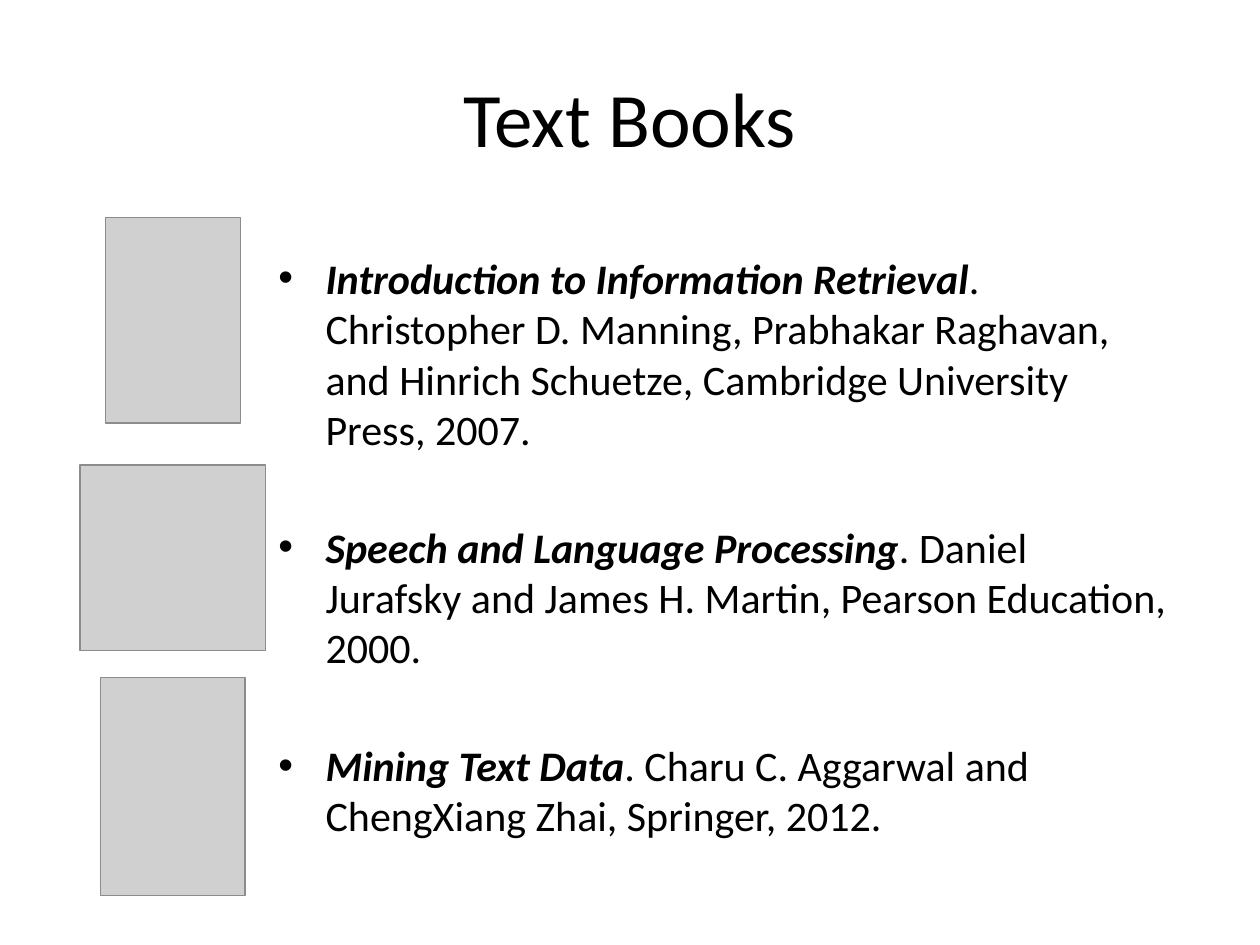
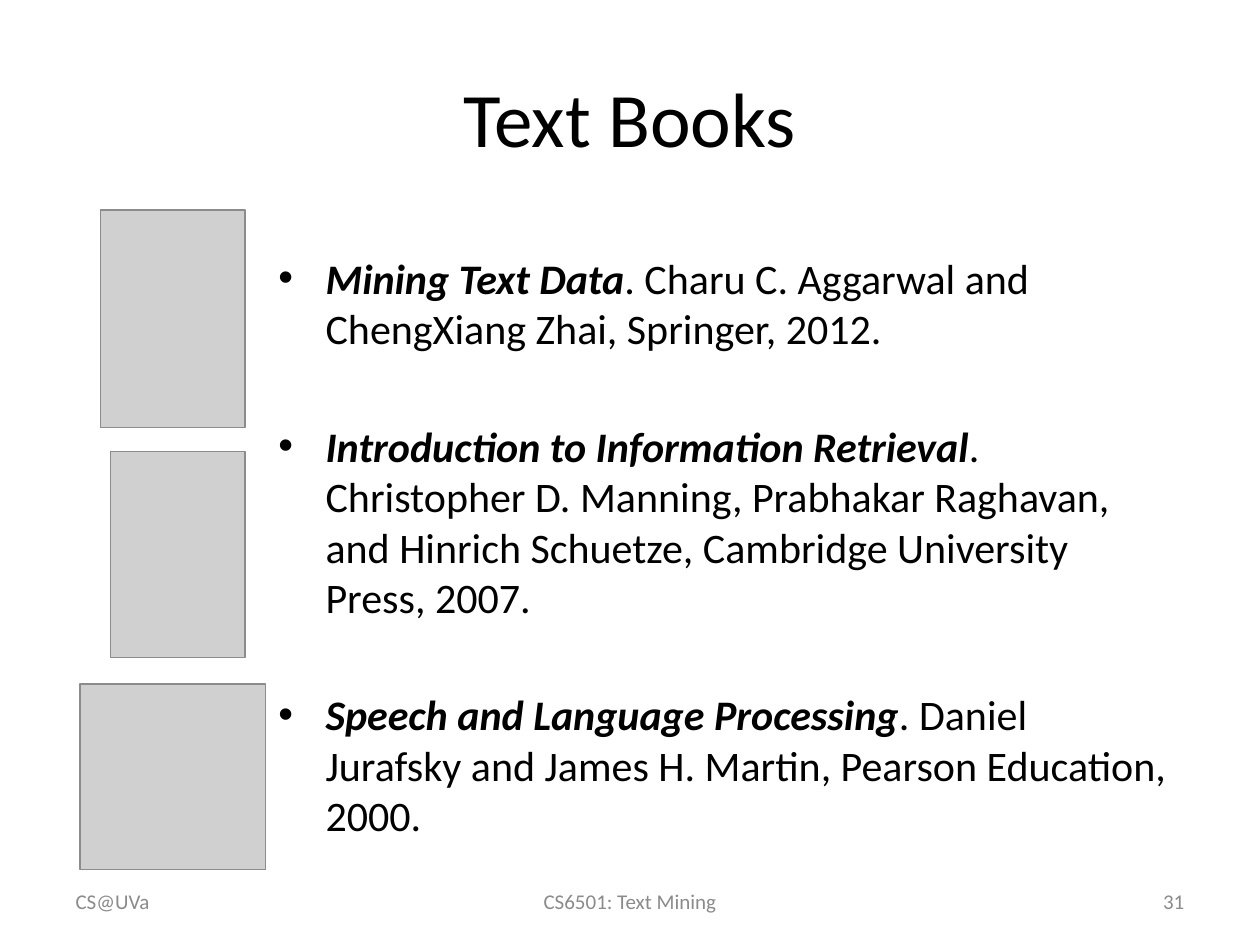
Before and after one commit to wang296/CS6501-Text-Mining, a slide deck: slide 31 of docs/IntroductionToTextMining.pptx. Drawn at 1260x945 pixels with LibreOffice and Linux fonts; fonts in the diff are those of the drawing; grey boxes stand for pictures. Boxes give left, top, right and bottom in pixels: in the first picture for what was removed or moved away, otherwise in the second. Text is boxed around its words. In the diff, an @@ line names an element or a change of style, - is before the commit and + after.

```diff
--- a/docs/IntroductionToTextMining.pptx
+++ b/docs/IntroductionToTextMining.pptx
@@ picture moved from (x1=101, y1=678, x2=246, y2=896) to (x1=101, y1=210, x2=246, y2=428) @@
@@ text at (x1=326, y1=264, x2=1029, y2=352): paragraph added @@
+• Mining Text Data. Charu C. Aggarwal and ChengXiang Zhai, Springer, 2012.
@@ picture moved from (x1=106, y1=218, x2=241, y2=423) to (x1=111, y1=451, x2=246, y2=656) @@
@@ picture moved from (x1=81, y1=465, x2=266, y2=650) to (x1=81, y1=684, x2=266, y2=869) @@
@@ text at (x1=326, y1=751, x2=1029, y2=839): paragraph removed @@
-• Mining Text Data. Charu C. Aggarwal and ChengXiang Zhai, Springer, 2012.
@@ text added at (x1=76, y1=895, x2=150, y2=912), 12 pt, text #8C8C8C @@
+CS@UVa
@@ text added at (x1=544, y1=894, x2=716, y2=913), 12 pt, text #8C8C8C @@
+CS6501: Text Mining
@@ page number added at (x1=1163, y1=895, x2=1184, y2=909), 12 pt, text #8C8C8C @@
+31
```
Also in this commit, not shown: 31 other slides changed, 1 other file.
